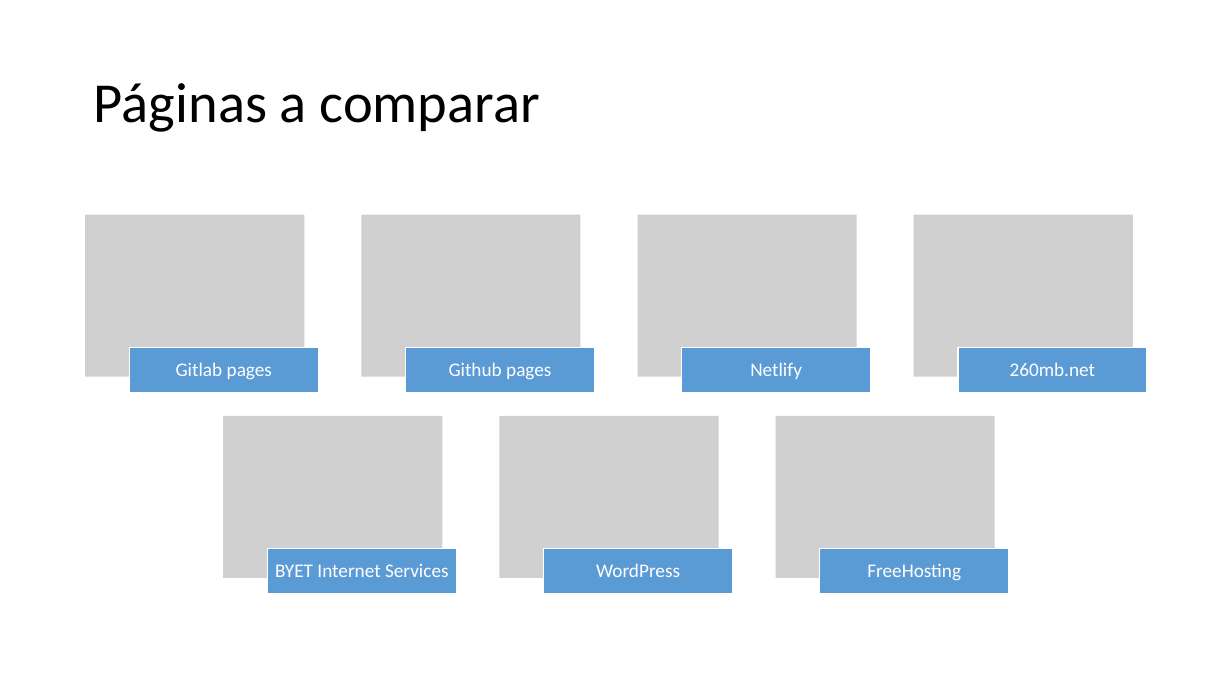
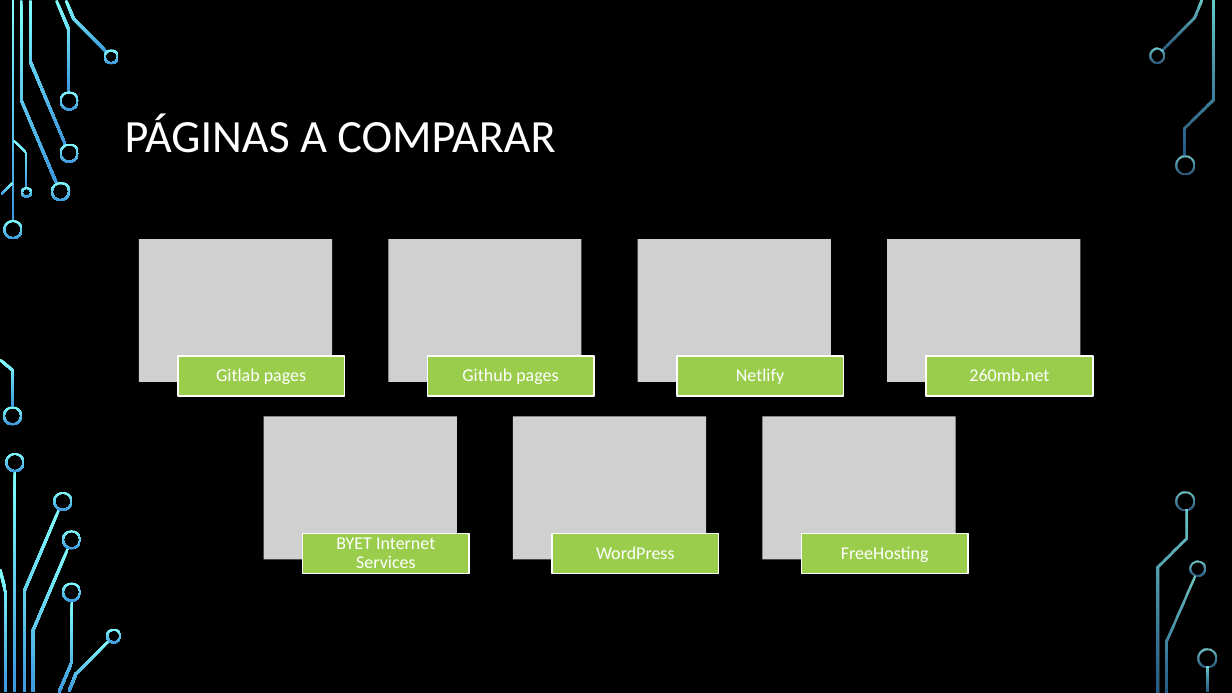
Before and after one commit to Sergioastur/Despliegue, a slide deck: slide 2 of Estudio sobre Alojamiento Web Gratuito para Despliegue de Aplicaciones/Estudio sobre Alojamiento Web Gratuito.pptx. Drawn at 1232x693 pixels with LibreOffice and Linux fonts; fonts in the diff are those of the drawing; grey boxes stand for pictures; background and template pictures are left out. Boxes give left, top, right and bottom in pixels: in the first picture for what was removed or moved away, otherwise in the second. Text is boxed around its words. In the diff, an @@ line names an element or a change of style, - is before the commit and + after.

```diff
--- a/Estudio sobre Alojamiento Web Gratuito para Despliegue de Aplicaciones/Estudio sobre Alojamiento Web Gratuito.pptx
+++ b/Estudio sobre Alojamiento Web Gratuito para Despliegue de Aplicaciones/Estudio sobre Alojamiento Web Gratuito.pptx
@@ background #FFFFFF to picture (left out) @@
@@ title at <box>125,113,555,153</box>: text changed; size 44 to 36 pt; text colour #000000 to #FFFFFF @@
-Páginas a comparar
+PÁGINAS A COMPARAR
@@ picture: place and size @@
-picture at <box>85,214,304,376</box>
+picture at <box>139,239,332,383</box>
@@ picture: place and size @@
-picture at <box>361,214,580,376</box>
+picture at <box>388,239,581,383</box>
@@ picture: place and size @@
-picture at <box>638,214,857,376</box>
+picture at <box>638,239,831,383</box>
@@ picture: place and size @@
-picture at <box>914,214,1133,376</box>
+picture at <box>887,239,1080,383</box>
@@ text "Gitlab pages": place and size @@
-text "Gitlab pages" at <box>176,362,272,380</box>
+text "Gitlab pages" at <box>216,368,306,384</box>
@@ rectangle: place and size @@
-rectangle at <box>129,348,318,393</box>
+rectangle at <box>178,356,345,396</box>
@@ text "Github pages": place and size @@
-text "Github pages" at <box>449,362,551,380</box>
+text "Github pages" at <box>462,368,558,384</box>
@@ rectangle: place and size @@
-rectangle at <box>406,348,594,393</box>
+rectangle at <box>428,356,594,396</box>
@@ text "Netlify": place and size @@
-text "Netlify" at <box>750,362,802,379</box>
+text "Netlify" at <box>736,368,784,384</box>
@@ rectangle: place and size @@
-rectangle at <box>682,348,871,393</box>
+rectangle at <box>677,356,844,396</box>
@@ text "260mb.net": place and size @@
-text "260mb.net" at <box>1010,362,1096,376</box>
+text "260mb.net" at <box>969,368,1049,381</box>
@@ rectangle: place and size @@
-rectangle at <box>958,348,1147,393</box>
+rectangle at <box>926,356,1092,396</box>
@@ picture: place and size @@
-picture at <box>224,416,443,578</box>
+picture at <box>263,417,457,560</box>
@@ picture: place and size @@
-picture at <box>499,416,718,578</box>
+picture at <box>513,417,706,560</box>
@@ picture: place and size @@
-picture at <box>775,416,994,578</box>
+picture at <box>762,417,956,560</box>
@@ text "BYET Internet Services": place and size @@
-text "BYET Internet Services" at <box>275,564,449,577</box>
+text "BYET Internet Services" at <box>336,537,435,574</box>
@@ rectangle: place and size @@
-rectangle at <box>268,549,457,594</box>
+rectangle at <box>303,533,470,573</box>
@@ text "WordPress": place and size @@
-text "WordPress" at <box>596,563,680,577</box>
+text "WordPress" at <box>596,546,675,559</box>
@@ rectangle: place and size @@
-rectangle at <box>543,549,732,594</box>
+rectangle at <box>553,533,719,573</box>
@@ size 15 to 14 pt in 7 elements at <box>462,368,558,384</box>, <box>736,368,784,384</box>, <box>596,546,675,559</box>, <box>216,368,306,384</box>, <box>969,368,1049,381</box>, <box>336,537,435,574</box>, <box>841,546,929,562</box> @@
@@ text "FreeHosting": place and size @@
-text "FreeHosting" at <box>867,563,961,581</box>
+text "FreeHosting" at <box>841,546,929,562</box>
@@ fill #5B9BD5 to #9ACD4C; outline #FFFFFF 1 pt to #FFFFFF 1.25 pt in 7 elements at <box>428,356,594,396</box>, <box>677,356,844,396</box>, <box>553,533,719,573</box>, <box>178,356,345,396</box>, <box>926,356,1092,396</box>, <box>303,533,470,573</box>, <box>802,533,969,573</box> @@
@@ rectangle: place and size @@
-rectangle at <box>820,549,1008,594</box>
+rectangle at <box>802,533,969,573</box>
@@ group added at <box>0,0,1217,693</box>: 33 freeform shapes, 3 rectangles @@
```
Also in this commit, not shown: 6 other slides changed.
